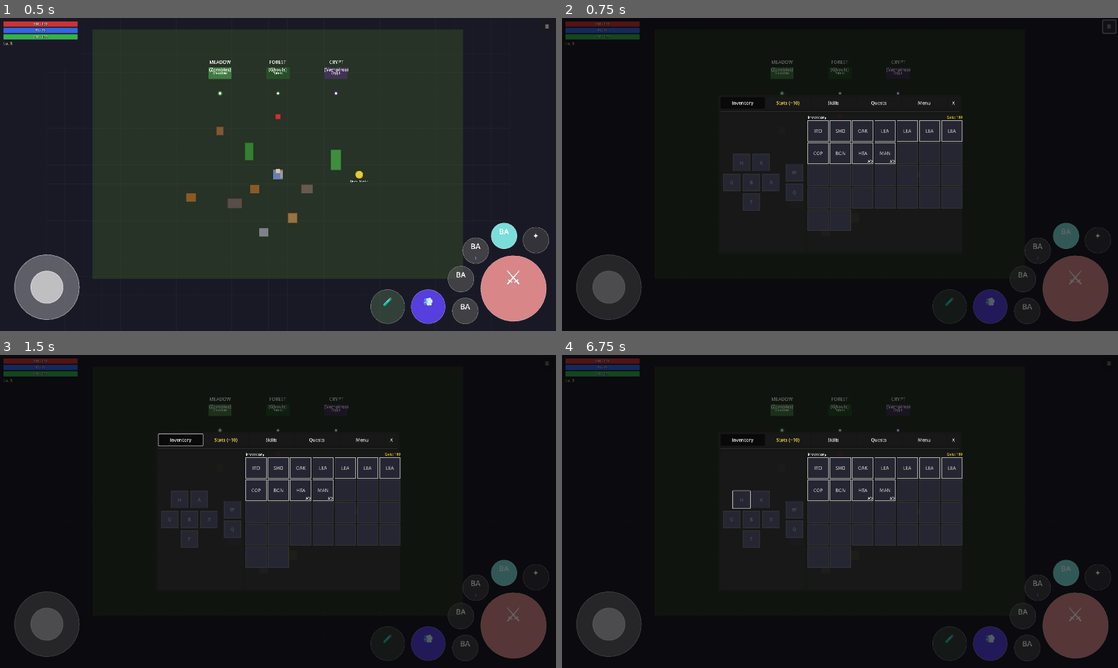
Above: before the commit, frames 1-4 (two rows, left to right).
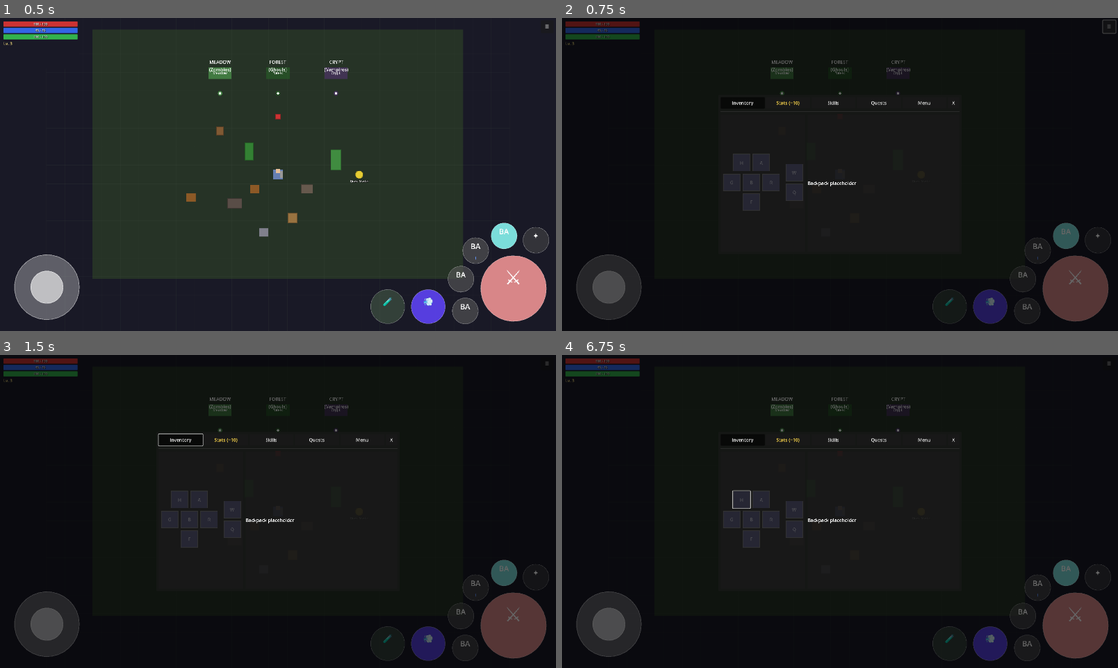
Above: after the commit, the same moments.

Repository: MatousHruska/MobileTestia
Game: Godot game, scene res://scenes/world/test_zone.tscn
Two runs of this game, one before a commit and one after it. Both use one fixed random seed, a clock stepped at 60 frames per second and the inputs below.
Inputs:
- Up to frame 1 (0.5 s): no input
- Up to frame 2 (0.75 s): click "☰" at 0.5 s
- Up to frame 3 (1.5 s): click "Inventory" at 1.25 s
- Up to frame 4 (6.75 s): click "Stats (+10)" at 2 s; click "Skills" at 2.75 s; click "Quests" at 3.5 s; click "Active" at 4.25 s; click "Completed" at 5 s; click "Inventory" at 5.75 s; click "H" at 6.5 s

Frame 1 is identical in both runs. In frame 2, 7.8% of the frame differs, in the area x 44-73%, y 31-68%; in frame 3, 7.8%; in frame 4, 7.8%.

Commit message:
Strip backpack column to placeholder - start fresh

Diff:
--- a/scripts/ui/inventory/inventory_panel.gd
+++ b/scripts/ui/inventory/inventory_panel.gd
@@ -64,9 +64,6 @@
 ## Current slot size (set based on screen)
 var current_slot_size: float = SLOT_SIZE_NORMAL
 
-## Guard to prevent infinite resize loop
-var _resizing_backpack: bool = false
-
 
 func _ready() -> void:
 	_calculate_slot_size()
@@ -169,105 +166,17 @@
 
 
 func _build_backpack_column(parent: HBoxContainer) -> void:
-	# Outer container with outline (PanelContainer provides the outline)
+	# Simple panel that expands to fill
 	var backpack_panel := PanelContainer.new()
 	backpack_panel.name = "BackpackPanel"
 	backpack_panel.size_flags_horizontal = SIZE_EXPAND_FILL
 	backpack_panel.size_flags_vertical = SIZE_EXPAND_FILL
 	parent.add_child(backpack_panel)
 
-	# Inner margin for padding (will be updated dynamically)
-	backpack_margin = MarginContainer.new()
-	backpack_margin.name = "BackpackMargin"
-	backpack_panel.add_child(backpack_margin)
-
-	# Main VBox for header + scrollable content
-	var backpack_vbox := VBoxContainer.new()
-	backpack_vbox.name = "BackpackVBox"
-	backpack_vbox.add_theme_constant_override("separation", 8)  # Gap between header and inventory
-	backpack_margin.add_child(backpack_vbox)
-
-	# Header row: "Inventory" left, Gold right
-	var header_row := HBoxContainer.new()
-	header_row.name = "HeaderRow"
-	backpack_vbox.add_child(header_row)
-
-	var inventory_label := Label.new()
-	inventory_label.text = "Inventory"
-	inventory_label.size_flags_horizontal = SIZE_EXPAND_FILL
-	inventory_label.add_theme_font_size_override("font_size", 14)
-	header_row.add_child(inventory_label)
-
-	gold_label = Label.new()
-	gold_label.name = "GoldLabel"
-	gold_label.text = "Gold: 0"
-	gold_label.add_theme_font_size_override("font_size", 12)
-	gold_label.modulate = Color(1.0, 0.85, 0.0)
-	header_row.add_child(gold_label)
-
-	# Scroll container for vertical scrolling when content overflows
-	var scroll_container := ScrollContainer.new()
-	scroll_container.name = "BackpackScroll"
-	scroll_container.size_flags_horizontal = SIZE_EXPAND_FILL
-	scroll_container.size_flags_vertical = SIZE_EXPAND_FILL
-	scroll_container.horizontal_scroll_mode = ScrollContainer.SCROLL_MODE_DISABLED
-	scroll_container.vertical_scroll_mode = ScrollContainer.SCROLL_MODE_AUTO
-	backpack_vbox.add_child(scroll_container)
-
-	# Update margins when panel resizes
-	backpack_panel.resized.connect(_on_panel_resized.bind(backpack_panel, backpack_margin, backpack_vbox, true))
-
-	# Grid container - fills full width with dynamic slot sizes
-	backpack_container = GridContainer.new()
-	backpack_container.name = "BackpackGrid"
-	backpack_container.columns = BACKPACK_MAX_COLUMNS
-	backpack_container.add_theme_constant_override("h_separation", BACKPACK_H_SEPARATION)
-	backpack_container.add_theme_constant_override("v_separation", 4)
-	scroll_container.add_child(backpack_container)
-
-	# Create backpack slots
-	for i in Inventory.BACKPACK_SIZE:
-		var slot := InventorySlot.new()
-		slot.slot_type = InventorySlot.SlotType.BACKPACK
-		slot.backpack_index = i
-		slot.custom_minimum_size = Vector2(current_slot_size, current_slot_size)
-		slot.slot_pressed.connect(_on_slot_pressed)
-		backpack_container.add_child(slot)
-		backpack_slots.append(slot)
-
-	# Adjust columns to fill width after layout
-	scroll_container.resized.connect(_on_backpack_resized.bind(scroll_container))
-
-
-func _on_backpack_resized(container: Control) -> void:
-	# Guard against infinite resize loop
-	if _resizing_backpack or backpack_slots.is_empty():
-		return
-
-	# Get available width
-	var available_width := container.size.x
-	if available_width <= 0:
-		return
-
-	# Fixed number of columns
-	var columns := BACKPACK_MAX_COLUMNS
-	backpack_container.columns = columns
-
-	# Calculate slot size to fill the entire width
-	# available_width = (columns * slot_size) + ((columns - 1) * separation)
-	# slot_size = (available_width - ((columns - 1) * separation)) / columns
-	var total_separation := (columns - 1) * BACKPACK_H_SEPARATION
-	var slot_size := floorf((available_width - total_separation) / columns)
-
-	# Check if size actually changed
-	if backpack_slots[0].custom_minimum_size.x == slot_size:
-		return
-
-	# Update all slot sizes with guard
-	_resizing_backpack = true
-	for slot in backpack_slots:
-		slot.custom_minimum_size = Vector2(slot_size, slot_size)
-	_resizing_backpack = false
+	# Just a label for now
+	var placeholder := Label.new()
+	placeholder.text = "Backpack placeholder"
+	backpack_panel.add_child(placeholder)
 
 
 func _on_panel_resized(panel: PanelContainer, margin_container: MarginContainer, content: Control, is_backpack: bool) -> void:
